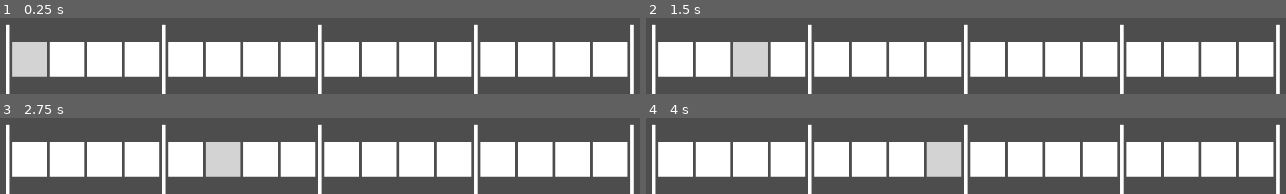
Above: before the commit, frames 1-4 (two rows, left to right).
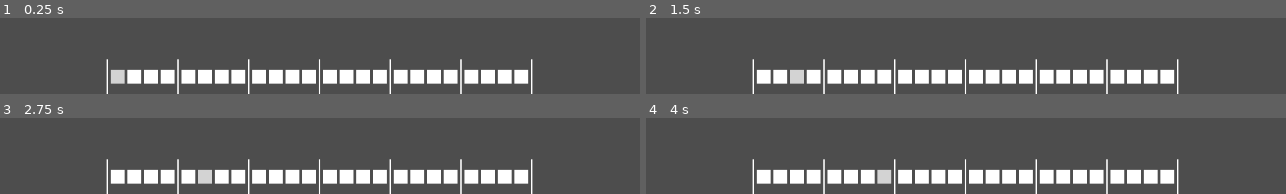
Above: after the commit, the same moments.

Repository: AlaskanGopher/Sequential-Crawler
Game: Godot game, scene res://Scenes/UI/hud.tscn
Same seed, same stepped clock (60 frames per second), same inputs: the game is played once before the commit and once after it. The project has no main scene, so this scene is started directly.
Inputs (mouse positions are in pixels of both pictures, inside the frame that each line leads up to):
- Up to frame 1 (0.25 s): no input
- Up to frame 2 (1.5 s): tap Enter at 0.5 s; move the mouse to (outside the picture) at 0.52 s; press the mouse at (outside the picture) at 0.53 s; hold D (move_right, bound only after the commit) 0.53-1.28 s; move the mouse to (outside the picture) at 1.27 s; release the mouse at (outside the picture) at 1.28 s; hold S (move_down, bound only after the commit) from 1.28 s (still down); click (outside the picture) at 1.35 s
- Up to frame 3 (2.75 s): tap Space at 2 s; move the mouse to (outside the picture) at 2.02 s; release S (move_down, bound only after the commit) at 2.03 s; press the mouse at (outside the picture) at 2.03 s; hold D (move_right, bound only after the commit) from 2.03 s (still down)
- Up to frame 4 (4 s): move the mouse to (outside the picture) at 2.77 s; release D (move_right, bound only after the commit) at 2.78 s; release the mouse at (outside the picture) at 2.78 s; hold W (move_up, bound only after the commit) 2.78-3.53 s; click (outside the picture) at 2.85 s; tap Enter at 3.5 s; move the mouse to (outside the picture) at 3.52 s; press the mouse at (outside the picture) at 3.53 s; hold A (move_left, bound only after the commit) from 3.53 s (still down)

The runs differ from the first frame. In frame 1, 45% of the frame differs, in the area x 0-100%, y 7-100%; in frame 2, 46%; in frame 3, 46%; in frame 4, 46%.

Commit message:
added player controller & abstract weapon and projectile structures

Diff:
--- a/Scenes/UI/hud.tscn
+++ b/Scenes/UI/hud.tscn
@@ -12,3 +12,4 @@
 
 [node name="Sequencer" parent="." instance=ExtResource("1_b1ktv")]
 layout_mode = 1
+NUM_MEASURES = 6
--- a/Scenes/UI/sequencer.tscn
+++ b/Scenes/UI/sequencer.tscn
@@ -21,9 +21,6 @@
 anchor_top = 1.0
 anchor_right = 0.5
 anchor_bottom = 1.0
-offset_left = -452.5
-offset_top = -100.0
-offset_right = 452.5
 grow_horizontal = 2
 grow_vertical = 0
 
@@ -31,7 +28,7 @@
 
 [node name="AudioStreamPlayer" type="AudioStreamPlayer" parent="."]
 stream = ExtResource("3_hl7d5")
-volume_db = -6.04
+volume_db = -6.0
 max_polyphony = 2
 
 [connection signal="timeout" from="TempoTimer" to="." method="_on_tempo_timer_timeout"]
--- a/Scenes/main.tscn
+++ b/Scenes/main.tscn
@@ -1,3 +1,7 @@
-[gd_scene format=3 uid="uid://doaw5yl30hnhc"]
+[gd_scene load_steps=2 format=3 uid="uid://doaw5yl30hnhc"]
+
+[ext_resource type="PackedScene" uid="uid://do7qm820p2alj" path="res://Scenes/player.tscn" id="1_mj5da"]
 
 [node name="Main" type="Node2D"]
+
+[node name="Player" parent="." instance=ExtResource("1_mj5da")]
--- /dev/null
+++ b/Scenes/player.tscn
@@ -0,0 +1,20 @@
+[gd_scene load_steps=5 format=3 uid="uid://do7qm820p2alj"]
+
+[ext_resource type="Script" path="res://Scripts/Player/player.gd" id="1_a5eqv"]
+[ext_resource type="Resource" uid="uid://bkipyhfrgbqn" path="res://Scripts/Items/Weapons/sword.tres" id="2_h0hdf"]
+[ext_resource type="Texture2D" uid="uid://c74cjjllenph1" path="res://Resources/Sprites/Dev Art/player.png" id="2_k47tl"]
+
+[sub_resource type="CapsuleShape2D" id="CapsuleShape2D_offws"]
+radius = 17.0
+height = 66.0
+
+[node name="Player" type="CharacterBody2D"]
+position = Vector2(302, 198)
+script = ExtResource("1_a5eqv")
+WEAPON = ExtResource("2_h0hdf")
+
+[node name="CollisionShape2D" type="CollisionShape2D" parent="."]
+shape = SubResource("CapsuleShape2D_offws")
+
+[node name="Sprite2D" type="Sprite2D" parent="."]
+texture = ExtResource("2_k47tl")
--- /dev/null
+++ b/Scripts/Items/Weapons/projectile.gd
@@ -0,0 +1,30 @@
+extends CharacterBody2D
+class_name Projectile
+
+@export var SPRITE_RESOURCE : Texture2D = null
+@export var COLLISION_RESOURCE : Shape2D = null
+@export var INITIAL_VELOCITY : Vector2 = Vector2.ZERO
+
+var Sprite : Sprite2D = Sprite2D.new()
+var Collision : CollisionShape2D = CollisionShape2D.new()
+
+var damage : float = 0.0
+
+func _init(p_position = Vector2.ZERO, p_velocity = Vector2.ZERO, p_damage = 0.0, p_sprite = null):
+	position = p_position
+	self.INITIAL_VELOCITY = p_velocity
+	self.damage = p_damage
+	self.SPRITE_RESOURCE = p_sprite
+
+func _ready():
+	self.Sprite.texture = SPRITE_RESOURCE
+	add_child(Sprite)
+
+	self.Collision.shape = COLLISION_RESOURCE
+	add_child(Collision)
+
+	self.velocity = INITIAL_VELOCITY
+
+
+func _physics_process(delta):
+	move_and_slide()
--- /dev/null
+++ b/Scripts/Items/Weapons/sword.tres
@@ -0,0 +1,10 @@
+[gd_resource type="Resource" script_class="Weapon" load_steps=2 format=3 uid="uid://bkipyhfrgbqn"]
+
+[ext_resource type="Script" path="res://Scripts/Items/Weapons/weapon.gd" id="1_esxkw"]
+
+[resource]
+script = ExtResource("1_esxkw")
+name = "Sword"
+damage = 5
+beats = 4
+projectileScript = "res://Scripts/Items/Weapons/projectile.gd"
--- /dev/null
+++ b/Scripts/Items/Weapons/weapon.gd
@@ -0,0 +1,18 @@
+extends Resource
+class_name Weapon
+
+@export_group("Weapon Properties")
+
+@export var name : String = "New Weapon"
+@export_range(0, 100, 1, "or_greater") var damage = 1
+@export_range(1, 8, 1, "or_greater") var beats : int = 4
+#@export_range(1, 8, 1, "or_greater") var attacks : int = 1
+@export var sprite : ImageTexture = null
+@export_file("*.gd") var projectileScript : String = "res://Scripts/Items/Weapons/projectile.gd"
+
+func _init(p_name = "New Weapon", p_damage = 1.0, p_beats = 4, p_sprite = null, p_projectile = "res://Scripts/Items/Weapons/projectile.gd"):
+	name = p_name
+	damage = p_damage
+	beats = p_beats
+	sprite = p_sprite
+	projectileScript = p_projectile
--- /dev/null
+++ b/Scripts/Player/player.gd
@@ -0,0 +1,26 @@
+extends CharacterBody2D
+
+@export_range(0, 300, 1, "or_greater") var MAX_SPEED : float = 300.0
+@export_range(0, 100, 1, "or_greater") var ACCELERATION : float = 40.0
+@export_range(0, 1) var FRICTION : float = 0.1
+@export var WEAPON : Weapon = null
+
+func fire_weapon(direction : Vector2 = Vector2.ZERO):
+	var projectile = load(WEAPON.projectileScript).new(position, direction * 400.0, WEAPON.damage, load("res://Resources/Sprites/Dev Art/pellet.png"))
+	add_sibling(projectile)
+
+func _ready():
+	pass
+
+func _physics_process(delta):
+	var direction = Vector2(Input.get_axis("move_left", "move_right"), Input.get_axis("move_up", "move_down")).normalized()
+
+	velocity += direction * ACCELERATION
+	velocity -= velocity * FRICTION
+	velocity = velocity.limit_length(MAX_SPEED)
+
+	move_and_slide()
+
+func _input(event):
+	if event.is_action_pressed("click"):
+		fire_weapon(get_local_mouse_position().normalized())
--- a/Scripts/UI/measure.gd
+++ b/Scripts/UI/measure.gd
@@ -8,11 +8,14 @@
 
 signal measureFinished
 
+func _init(number_beats = 4):
+	NUM_BEATS = number_beats
+
 # Called when the node enters the scene tree for the first time.
 func _ready():
 	for i in range(self.NUM_BEATS):
 		var beat := ColorRect.new()
-		beat.custom_minimum_size = Vector2(50, 50)
+		beat.custom_minimum_size = Vector2(20, 20)
 		beat.size_flags_horizontal = Control.SIZE_FILL
 		beat.size_flags_vertical = Control.SIZE_SHRINK_CENTER
 		beats.append(beat)
--- a/Scripts/UI/sequencer.gd
+++ b/Scripts/UI/sequencer.gd
@@ -2,22 +2,21 @@
 
 @export_range(0, 240, 1.0, "or_greater") var BEATS_PER_MINUTE : float = 120.0
 @export_range(1, 4, 1, "or_greater") var NUM_MEASURES : int = 4
+@export_range(1, 4, 1, "or_greater") var BEATS_PER_MEASURE : int = 4
 
 var measures := []
 var currentMeasure : int = -1
 
-var playback : AudioStreamPlayback = null
-
 func add_barline():
 	var barline = ColorRect.new()
-	barline.custom_minimum_size = Vector2(5, 100)
+	barline.custom_minimum_size = Vector2(2, 50)
 	$MeasureContainer.add_child(barline)
 
 # Called when the node enters the scene tree for the first time.
 func _ready():
 	for i in range(NUM_MEASURES):
 		add_barline()
-		var measure := Measure.new()
+		var measure := Measure.new(BEATS_PER_MEASURE)
 		measure.connect("measureFinished", _on_measure_finished)
 		measures.append(measure)
 		$MeasureContainer.add_child(measure)
--- a/project.godot
+++ b/project.godot
@@ -17,3 +17,31 @@
 [dotnet]
 
 project/assembly_name="Sequential-Crawler"
+
+[input]
+
+move_up={
+"deadzone": 0.5,
+"events": [Object(InputEventKey,"resource_local_to_scene":false,"resource_name":"","device":-1,"window_id":0,"alt_pressed":false,"shift_pressed":false,"ctrl_pressed":false,"meta_pressed":false,"pressed":false,"keycode":0,"physical_keycode":87,"key_label":0,"unicode":119,"echo":false,"script":null)
+]
+}
+move_down={
+"deadzone": 0.5,
+"events": [Object(InputEventKey,"resource_local_to_scene":false,"resource_name":"","device":-1,"window_id":0,"alt_pressed":false,"shift_pressed":false,"ctrl_pressed":false,"meta_pressed":false,"pressed":false,"keycode":0,"physical_keycode":83,"key_label":0,"unicode":115,"echo":false,"script":null)
+]
+}
+move_left={
+"deadzone": 0.5,
+"events": [Object(InputEventKey,"resource_local_to_scene":false,"resource_name":"","device":-1,"window_id":0,"alt_pressed":false,"shift_pressed":false,"ctrl_pressed":false,"meta_pressed":false,"pressed":false,"keycode":0,"physical_keycode":65,"key_label":0,"unicode":97,"echo":false,"script":null)
+]
+}
+move_right={
+"deadzone": 0.5,
+"events": [Object(InputEventKey,"resource_local_to_scene":false,"resource_name":"","device":-1,"window_id":0,"alt_pressed":false,"shift_pressed":false,"ctrl_pressed":false,"meta_pressed":false,"pressed":false,"keycode":0,"physical_keycode":68,"key_label":0,"unicode":100,"echo":false,"script":null)
+]
+}
+click={
+"deadzone": 0.5,
+"events": [Object(InputEventMouseButton,"resource_local_to_scene":false,"resource_name":"","device":-1,"window_id":0,"alt_pressed":false,"shift_pressed":false,"ctrl_pressed":false,"meta_pressed":false,"button_mask":0,"position":Vector2(0, 0),"global_position":Vector2(0, 0),"factor":1.0,"button_index":1,"canceled":false,"pressed":false,"double_click":false,"script":null)
+]
+}
Binary file added: Resources/Sprites/Dev Art/pellet.png
Not shown, added: Resources/Sprites/Dev Art/pellet.png.import
Binary file added: Resources/Sprites/Dev Art/player.png
Not shown, added: Resources/Sprites/Dev Art/player.png.import
